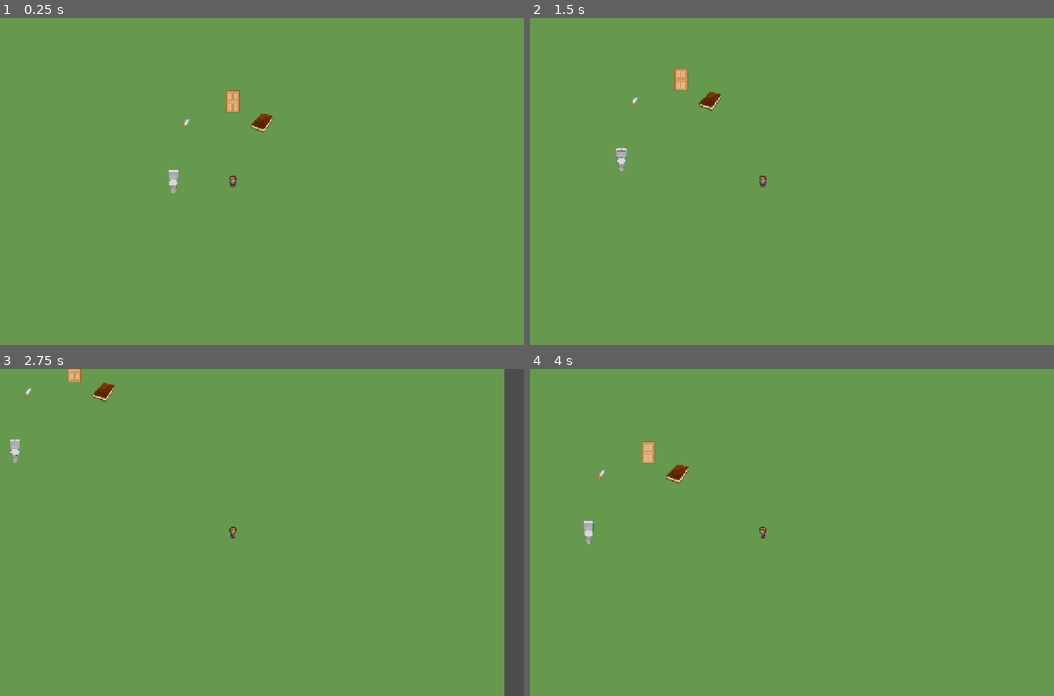
Above: before the commit, frames 1-4 (two rows, left to right).
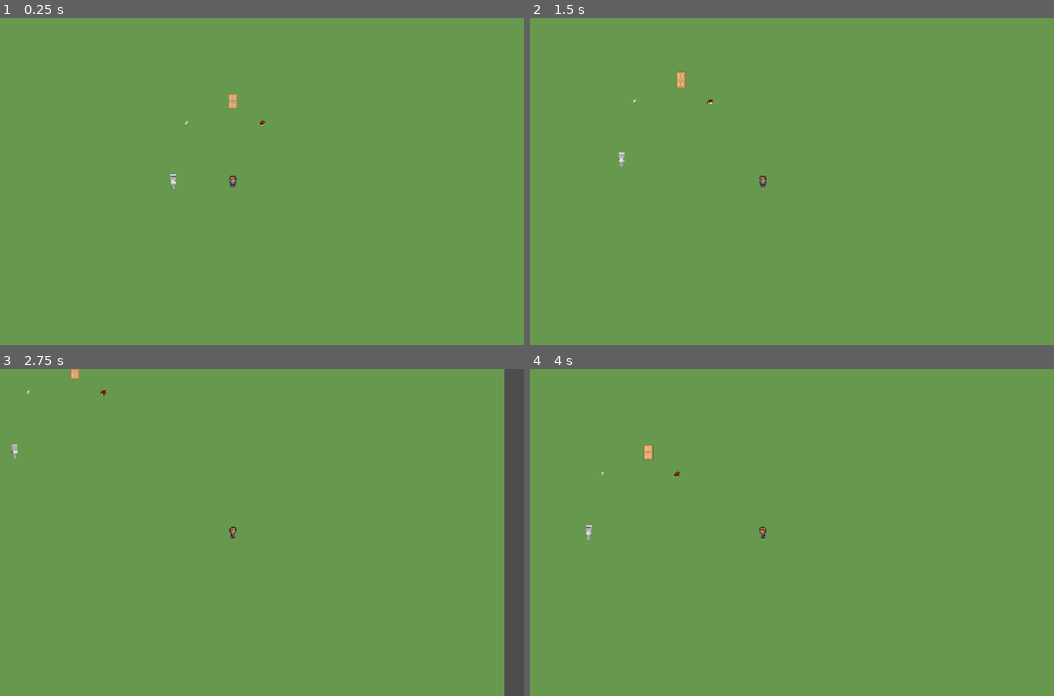
Above: after the commit, the same moments.

Repository: MysteryClasses/MysteryClasses
Game: Godot game, scene res://scenes/Main.tscn
Same seed, same stepped clock (60 frames per second), same inputs: the game is played once before the commit and once after it.
Inputs:
- Up to frame 1 (0.25 s): no input
- Up to frame 2 (1.5 s): tap Enter at 0.5 s; hold D (move_right) 0.53-1.28 s; hold E (interact) 0.53-1.28 s; hold S (move_down) from 1.28 s (still down); tap E (interact) at 1.35 s
- Up to frame 3 (2.75 s): release S (move_down) at 2.03 s; hold D (move_right) from 2.03 s (still down); hold E (interact) from 2.03 s (still down)
- Up to frame 4 (4 s): release D (move_right) at 2.78 s; release E (interact) at 2.78 s; hold W (move_up) 2.78-3.53 s; tap E (interact) at 2.85 s; hold A (move_left) from 3.53 s (still down); hold E (interact) from 3.53 s (still down)

The runs differ from the first frame. In frame 1, 0.4% of the frame differs, in the area x 31-53%, y 22-54%; in frame 2, 0.4%; in frame 3, 0.3%; in frame 4, 0.4%.

Commit message:
adjusted object sizes to player size

Diff:
--- a/scenes/Main.tscn
+++ b/scenes/Main.tscn
@@ -5,4 +5,4 @@
 [node name="Main" type="Node2D" unique_id=504464441]
 
 [node name="Campus" parent="." unique_id=587667337 instance=ExtResource("1_campus")]
-position = Vector2(-5, 0)
+position = Vector2(608, 95)
--- a/scenes/environments/Campus.tscn
+++ b/scenes/environments/Campus.tscn
@@ -24,13 +24,17 @@
 
 [node name="Clue3Object" parent="." unique_id=1868197863 instance=ExtResource("3_clue")]
 position = Vector2(192, 160)
+scale = Vector2(0.5, 0.5)
 
 [node name="TextbookObject" parent="." unique_id=888888888 instance=ExtResource("3_kdby3")]
 position = Vector2(400, 160)
+scale = Vector2(0.3, 0.3)
 
 [node name="DoorObject" parent="." unique_id=999999999 instance=ExtResource("4_door")]
 position = Vector2(320, 100)
+scale = Vector2(0.7, 0.7)
 
 [node name="Teleport" parent="." unique_id=1010616404 instance=ExtResource("5_dbyfq")]
 position = Vector2(156, 321)
+scale = Vector2(0.6, 0.6)
 target_scene = "res://scenes/environments/Classroom.tscn"
--- a/scenes/environments/Classroom.tscn
+++ b/scenes/environments/Classroom.tscn
@@ -65,4 +65,5 @@
 [node name="Teleport" parent="." unique_id=1010616404 instance=ExtResource("3_oy518")]
 z_index = 1
 position = Vector2(1259, 642)
+scale = Vector2(0.6, 0.6)
 target_scene = "res://scenes/environments/Campus.tscn"
Not shown: 1 places in scenes/environments/Campus.tscn that only renumber resources
Not shown: 1 places in scenes/environments/Classroom.tscn that only renumber resources
